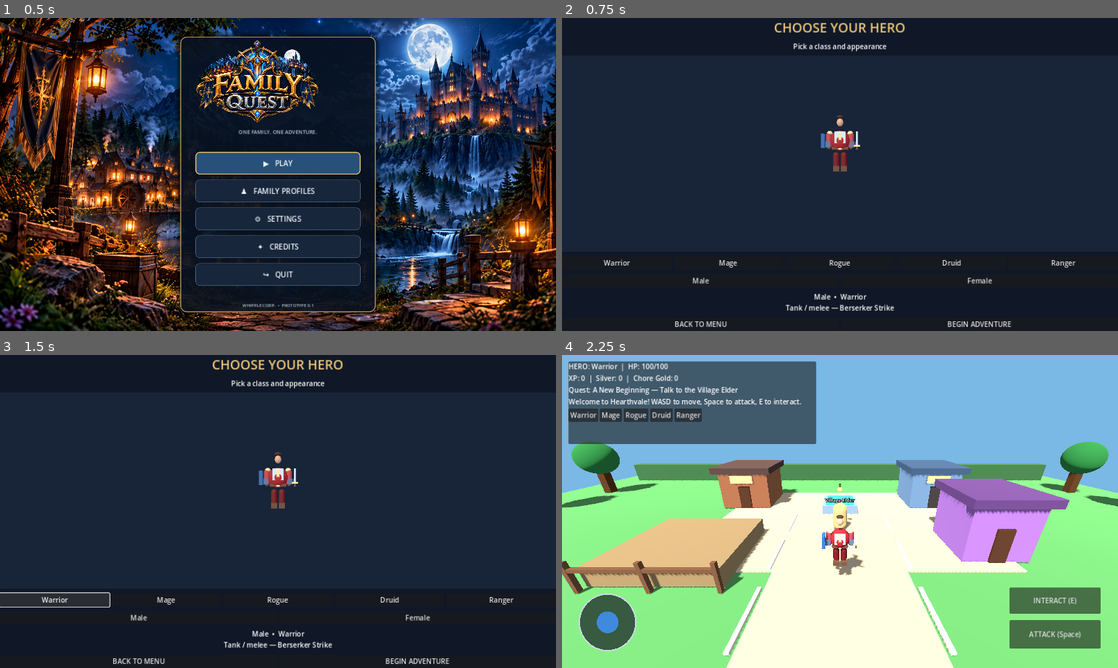
Above: before the commit, frames 1-4 (two rows, left to right).
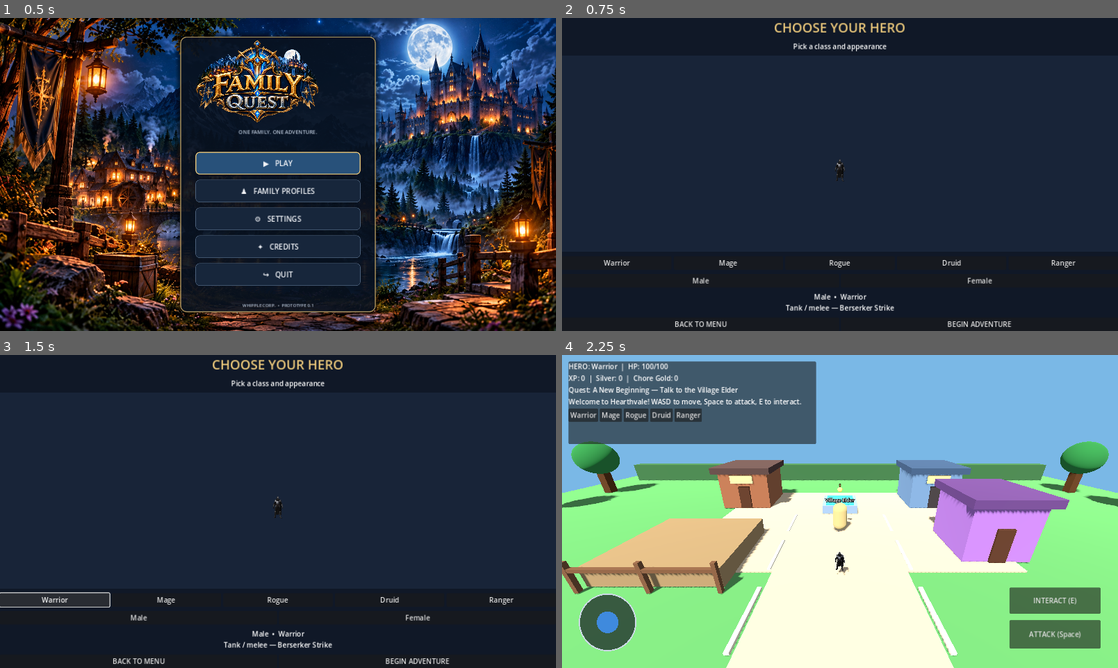
Above: after the commit, the same moments.

Repository: joeywhipple5-dot/Family-Quest
Game: Godot game, scene res://scenes/MainMenu.tscn
The game is run twice, just before and just after one commit, with the same random seed, the same clock (stepped at 60 frames per second) and the same inputs.
Inputs:
- Up to frame 1 (0.5 s): no input
- Up to frame 2 (0.75 s): click "▶ PLAY" at 0.5 s
- Up to frame 3 (1.5 s): click "Warrior" at 1.25 s
- Up to frame 4 (2.25 s): click "BEGIN ADVENTURE" at 2 s

Frame 1 is identical in both runs. In frame 2, 0.6% of the frame differs, in the area x 46-54%, y 31-53%; in frame 3, 0.6%; in frame 4, 0.6%, in the area x 46-69%, y 51-71%.

Commit message:
Implement Warrior character model loading
Added functionality to build a Warrior character with a 3D model.

Diff:
--- a/scripts/CharacterBuilder.gd
+++ b/scripts/CharacterBuilder.gd
@@ -21,6 +21,15 @@
 func build_character(hero_class_name: String, gender: String = "male") -> Node3D:
     var root := Node3D.new()
     root.name = "%s_%s" % [hero_class_name, gender.capitalize()]
+
+    # Use the imported 3D model for the Warrior.
+    if hero_class_name == "Warrior":
+        var warrior_scene := load("res://hollow-warden (1).glb") as PackedScene
+        if warrior_scene != null:
+            var warrior_model := warrior_scene.instantiate()
+            warrior_model.name = "WarriorModel"
+            root.add_child(warrior_model)
+            return root
 
     var cloth: Color = PALETTES.get(
         hero_class_name, Color("#6A8C9B")
